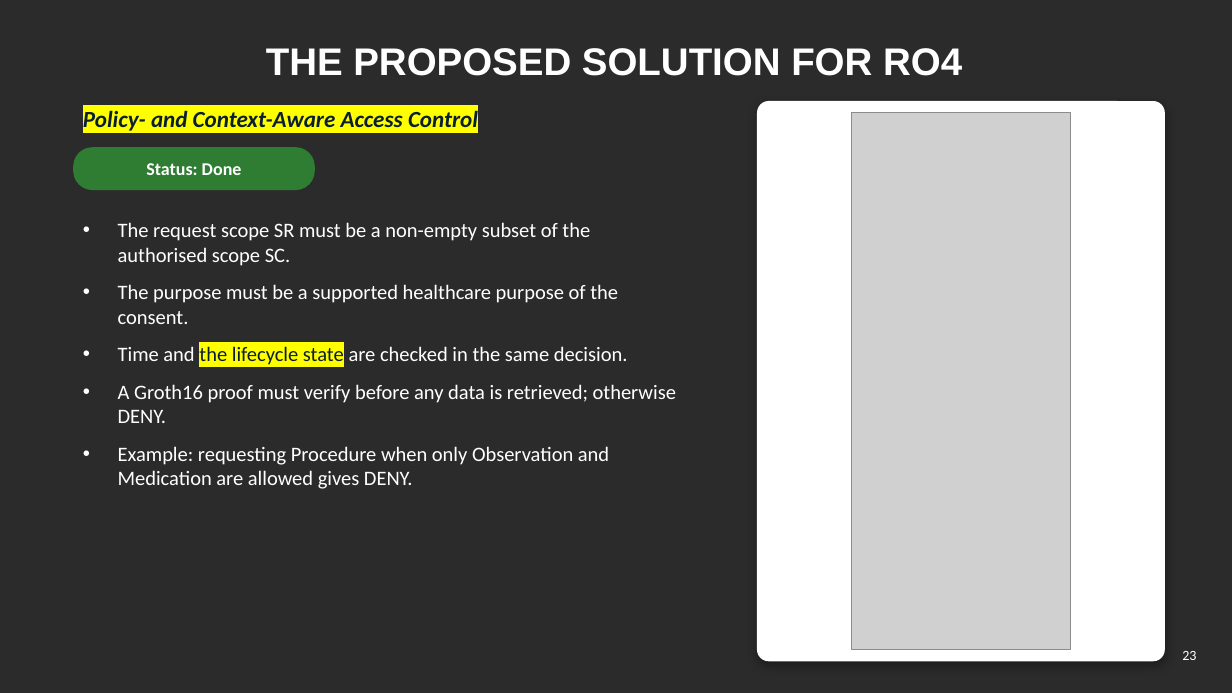
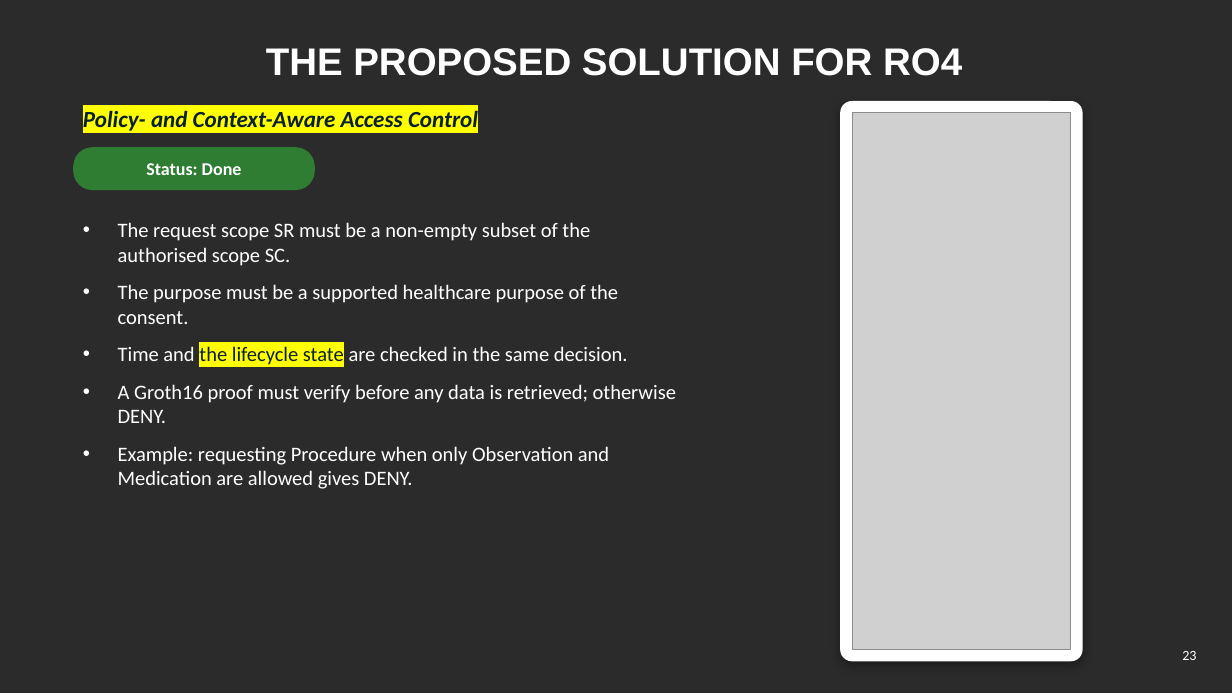
Before and after one commit to yasir12345678900/HealthRWA-Sepolia-Personal-try, a slide deck: slide 23 of docs/Yasir_CA2_Reassessment_Slides_YELLOW_changes.pptx. Drawn at 1232x693 pixels with LibreOffice and Linux fonts; fonts in the diff are those of the drawing; grey boxes stand for pictures; background and template pictures are left out; a plain dark background stands for a picture behind light text. Boxes give left, top, right and bottom in pixels: in the first picture for what was removed or moved away, otherwise in the second. Text is boxed around its words. In the diff, an @@ line names an element or a change of style, - is before the commit and + after.

```diff
--- a/docs/Yasir_CA2_Reassessment_Slides_YELLOW_changes.pptx
+++ b/docs/Yasir_CA2_Reassessment_Slides_YELLOW_changes.pptx
@@ rounded rectangle: place and size @@
-rounded rectangle at bbox=[758, 102, 1165, 661]
+rounded rectangle at bbox=[841, 102, 1082, 661]
@@ rounded rectangle at bbox=[841, 102, 1082, 661]: proportions changed @@
```
Also in this commit, not shown: 18 other slides changed, 3 other files.
